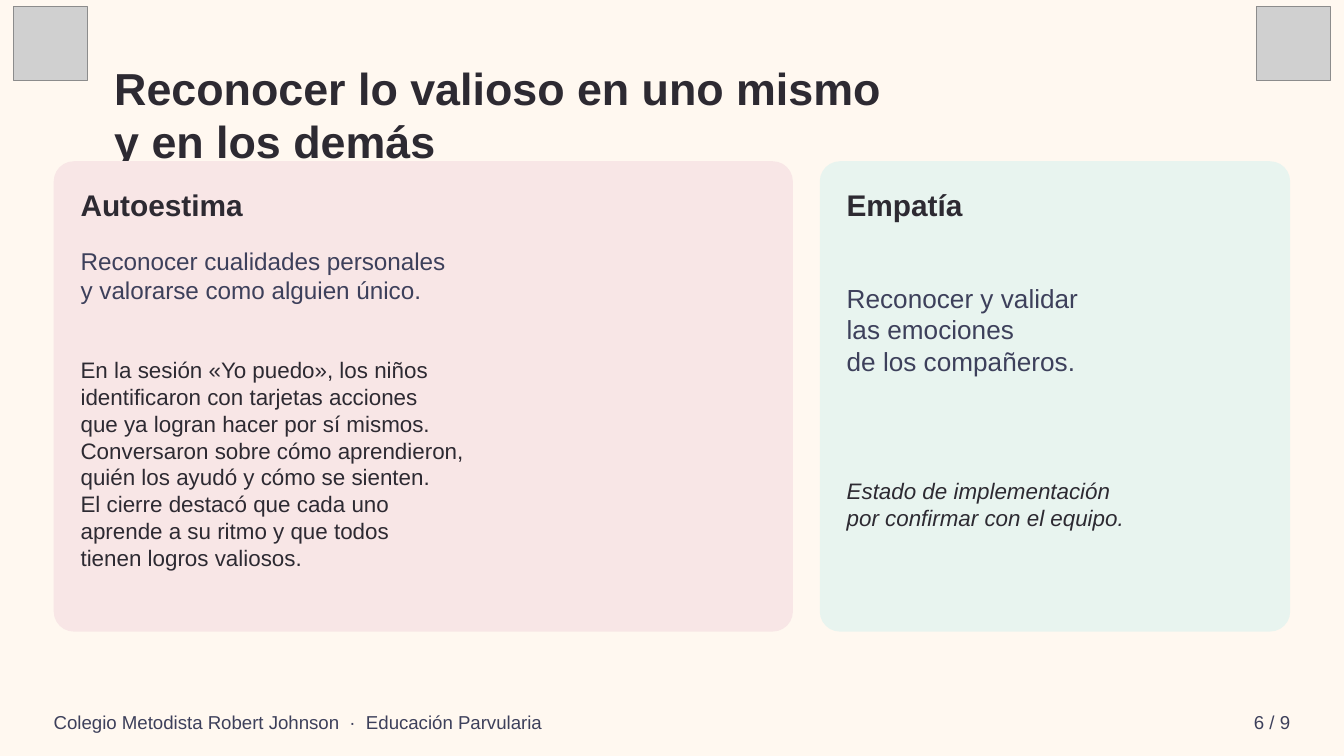
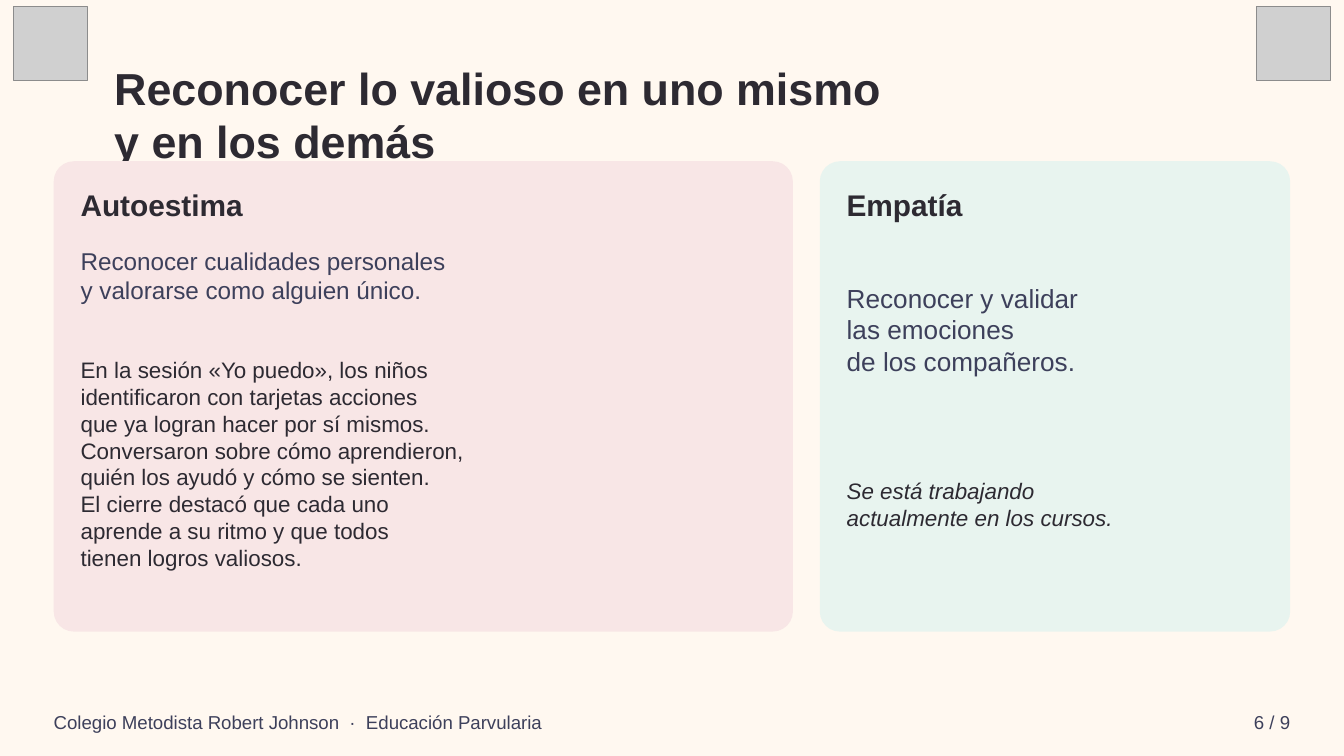
Before and after one commit to psalejandrabravo-ship-it/crecer-juntosCMRJ, a slide deck: slide 6 of Crecer_juntos_talleres_socioemocionales.pptx. Drawn at 1344x756 pixels with LibreOffice and Linux fonts; fonts in the diff are those of the drawing; grey boxes stand for pictures. Boxes give left, top, right and bottom in pixels: in the first picture for what was removed or moved away, otherwise in the second. Text is boxed around its words. In the diff, an @@ line names an element or a change of style, - is before the commit and + after.

Commit message:
Actualizar presentación: Empatía (octubre) marcada como en curso

```diff
--- a/Crecer_juntos_talleres_socioemocionales.pptx
+++ b/Crecer_juntos_talleres_socioemocionales.pptx
@@ text at box(847, 482, 1113, 527): text changed @@
-Estado de implementación
-por confirmar con el equipo.
+Se está trabajando
+actualmente en los cursos.
```
Also in this commit, not shown: 1 other slide changed.
